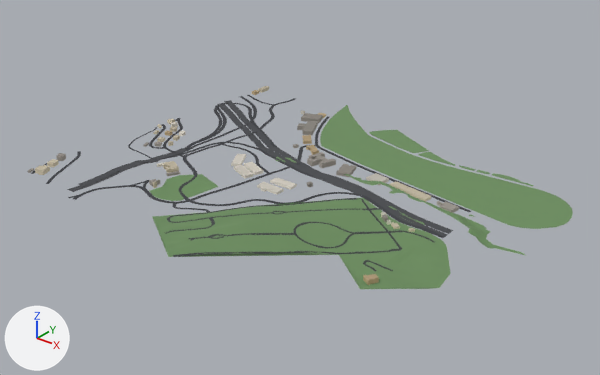
One commit to the glTF model public/tiles/tile_6_9.glb: the scene before it, then after it.
The view is the same before and after, from a 50 mm camera at (-913.0, 11.0, 805.0) aimed at (-1924.0, 1275.0, 22.0). The axes (+X, +Y, +Z) are drawn at lower left. The lights are the same throughout. The picture after the commit comes second. Where no turn or scale is listed for an object, it has been applied to the vertices.

Names of what the first picture shows: 'bld_6_9', 'grn_6_9', 'road_6_9'.
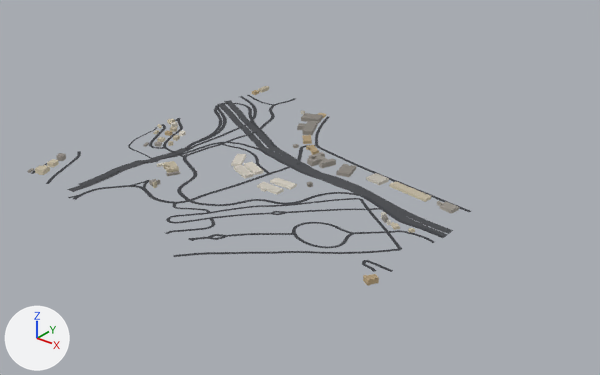
Pixel boxes [x1, y1, x2, y2] of what changed, in the pictures (600 x 375 px):
'grn_6_9', deleted (green)
    before: [150, 105, 573, 289]

The change, as a diff of the scene's bpy script:
```diff
--- a/public/tiles/tile_6_9.glb.py
+++ b/public/tiles/tile_6_9.glb.py
@@ ob_grn_6_9 @@
-ob_grn_6_9 = bpy.data.objects.new('grn_6_9', me_grn_6_9)
-ob_grn_6_9.location = (-1797.0, 1309.0, 45.0)
```
